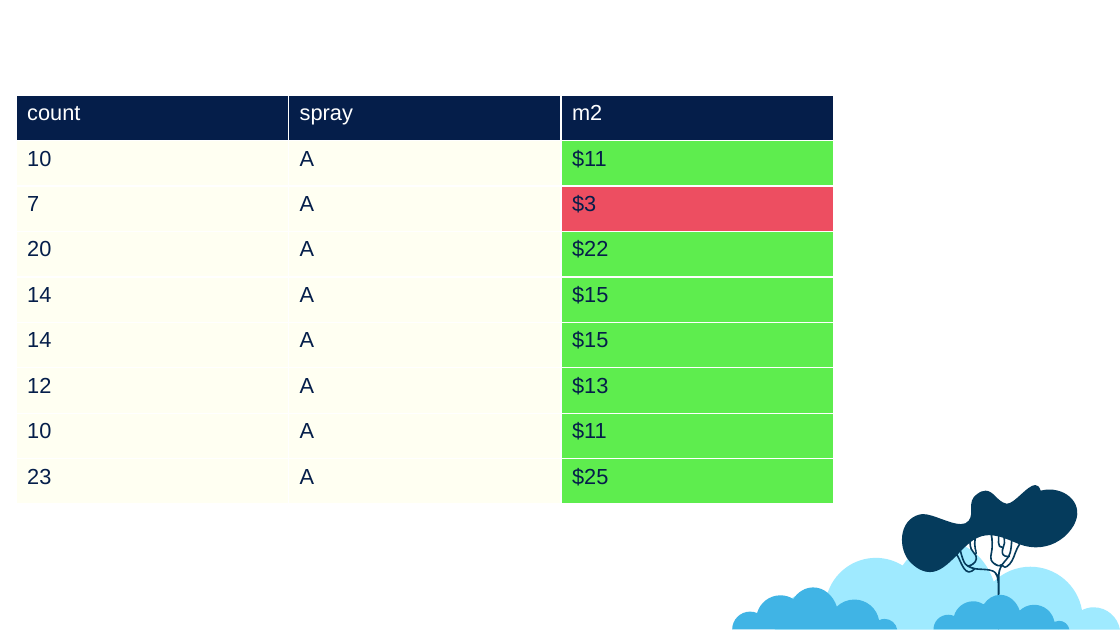
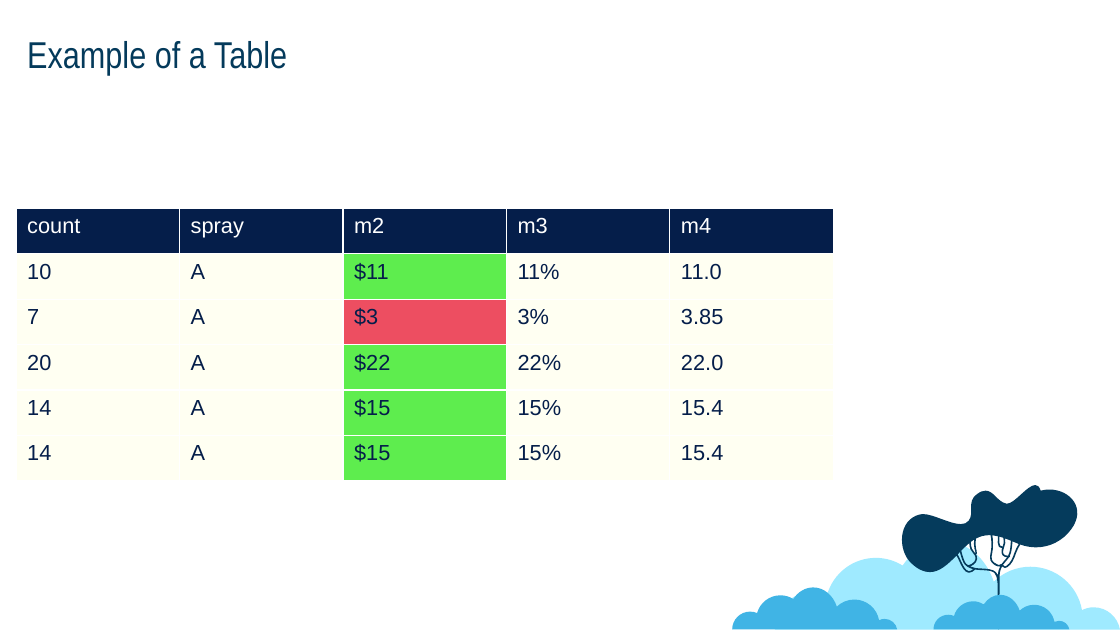
Before and after one commit to jonboone1/plotlyPowerpoint, a slide deck: slide 7 of example/output.pptx. Drawn at 1120x630 pixels with LibreOffice and Linux fonts; fonts in the diff are those of the drawing. Boxes give left, top, right and bottom in pixels: in the first picture for what was removed or moved away, otherwise in the second. Text is boxed around its words. In the diff, an @@ line names an element or a change of style, - is before the commit and + after.

Commit message:
fixing NaN values for tables

```diff
--- a/example/output.pptx
+++ b/example/output.pptx
@@ title added at bbox=[27, 41, 287, 75], 24 pt, text #043A5B @@
+Example of a Table
@@ table at bbox=[16, 208, 833, 480] @@
-count | spray | m2
-10 | A | $11
-7 | A | $3
-20 | A | $22
-14 | A | $15
-14 | A | $15
-12 | A | $13
-10 | A | $11
-23 | A | $25
+count | spray | m2 | m3 | m4
+10 | A | $11 | 11% | 11.0
+7 | A | $3 | 3% | 3.85
+20 | A | $22 | 22% | 22.0
+14 | A | $15 | 15% | 15.4
+14 | A | $15 | 15% | 15.4
@@ table: place and size @@
-table at bbox=[16, 95, 832, 504]
+table at bbox=[16, 208, 833, 480]
```
Also in this commit, not shown: 3 slides removed, 10 other files.
